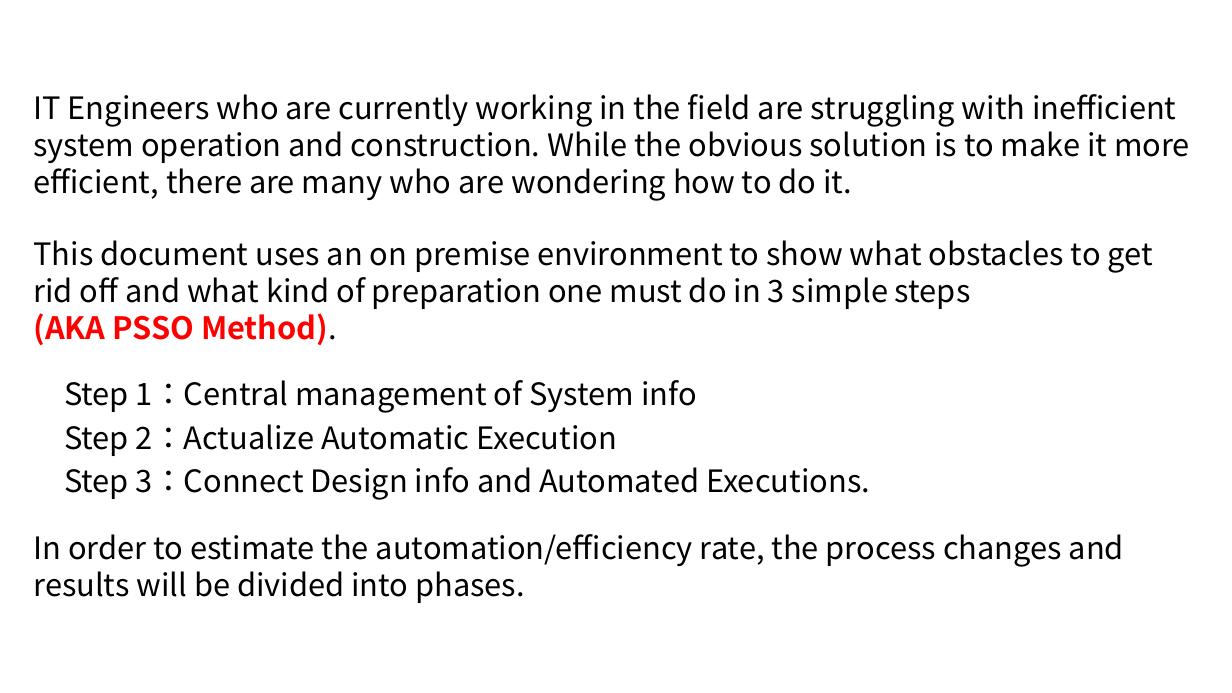
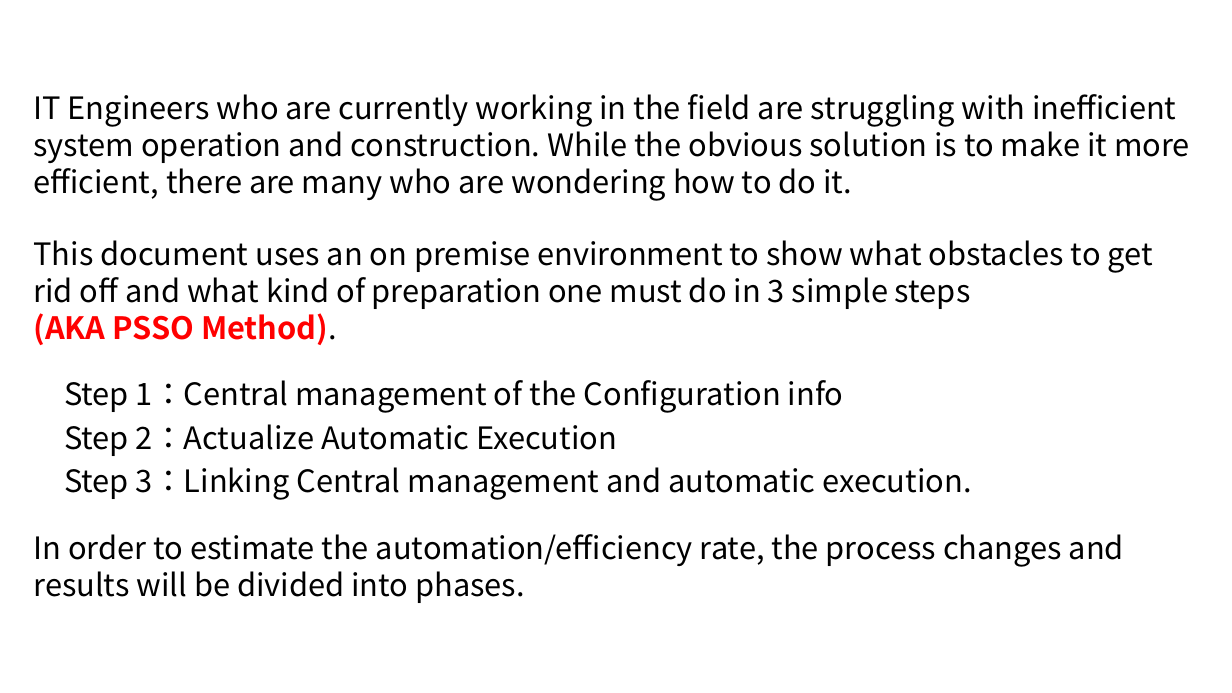
Before and after one commit to exastro-suite/it-automation-docs, a slide deck: slide 4 of asset/Learn/PSSO_Method_Guidebook.pptx. Drawn at 1232x693 pixels with LibreOffice and Linux fonts; fonts in the diff are those of the drawing; background and template pictures are left out. Boxes give left, top, right and bottom in pixels: in the first picture for what was removed or moved away, otherwise in the second. Text is boxed around its words. In the diff, an @@ line names an element or a change of style, - is before the commit and + after.

```diff
--- a/asset/Learn/PSSO_Method_Guidebook.pptx
+++ b/asset/Learn/PSSO_Method_Guidebook.pptx
@@ text at box(64, 380, 844, 413): text changed @@
-Step 1：Central management of System info
+Step 1：Central management of the Configuration info
@@ text at box(64, 467, 971, 500): text changed @@
-Step 3：Connect Design info and Automated Executions.
+Step 3：Linking Central management and automatic execution.
```
Also in this commit, not shown: 36 other slides changed, 1 other file.
